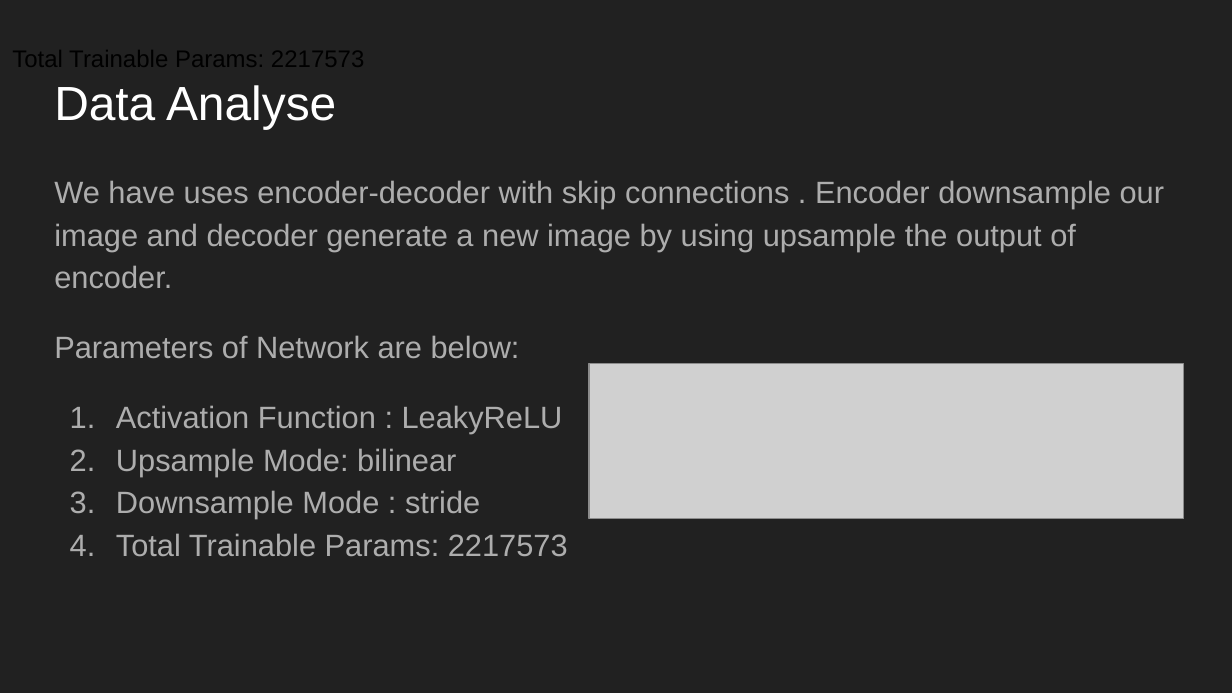
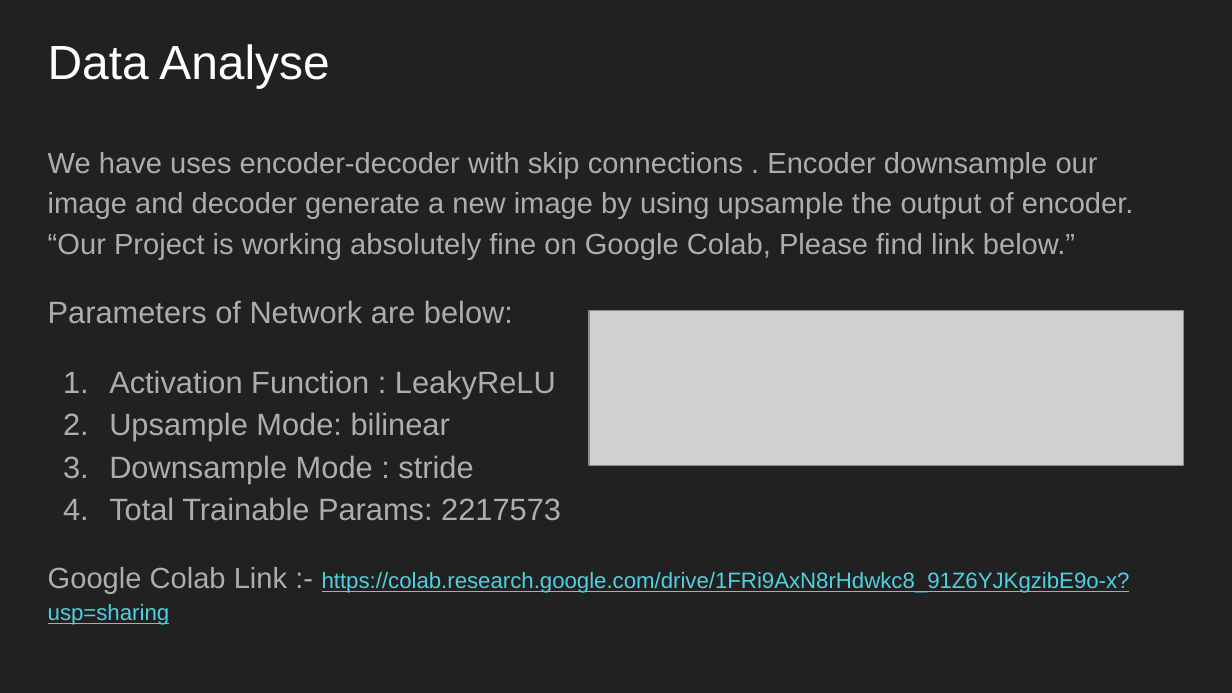
Before and after one commit to ravichaubey/Hack4Heritage-Hackathon, a slide deck: slide 8 of Summary/hackathon.pptx. Drawn at 1232x693 pixels with LibreOffice and Linux fonts; fonts in the diff are those of the drawing; grey boxes stand for pictures. Boxes give left, top, right and bottom in pixels: in the first picture for what was removed or moved away, otherwise in the second. Text is boxed around its words. In the diff, an @@ line names an element or a change of style, - is before the commit and + after.

```diff
--- a/Summary/hackathon.pptx
+++ b/Summary/hackathon.pptx
@@ title "Data Analyse": place and size @@
-title "Data Analyse" at (54, 85, 336, 129)
+title "Data Analyse" at (48, 44, 329, 88)
@@ text "We have uses encoder-decoder with ...": place and size @@
-text "We have uses encoder-decoder with ..." at (54, 180, 1165, 556)
+text "We have uses encoder-decoder with ..." at (48, 152, 1134, 625)
@@ text at (48, 152, 1134, 259): text changed; size 18 to 17 pt @@
-We have uses encoder-decoder with skip connections . Encoder downsample our image and decoder generate a new image by using upsample the output of encoder.
+We have uses encoder-decoder with skip connections . Encoder downsample our image and decoder generate a new image by using upsample the output of encoder. “Our Project is working absolutely fine on Google Colab, Please find link below.”
@@ picture: place and size @@
-picture at (589, 363, 1183, 519)
+picture at (589, 310, 1183, 466)
@@ text at (48, 567, 1130, 625): paragraph added @@
+Google Colab Link :- https://colab.research.google.com/drive/1FRi9AxN8rHdwkc8_91Z6YJKgzibE9o-x?usp=sharing
```
Also in this commit, not shown: 1 other slide changed, 1 other file.
